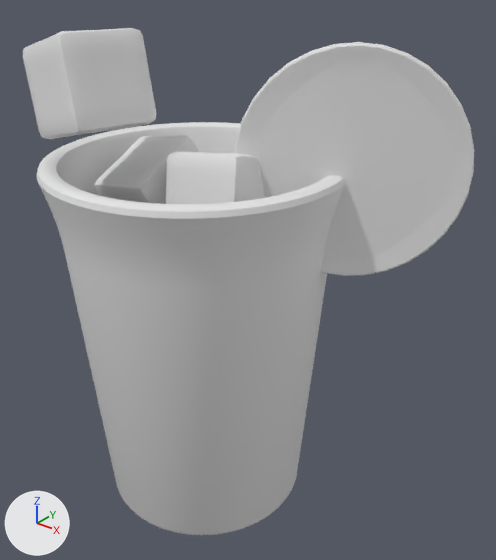
A saved change to the OBJ model public/assets/drink-baked/blog0053.obj.
Camera for both pictures: a 50 mm camera at (4.28, -4.59, 5.46) aimed at (0.5, 0.13, 2.54). Every picture has the same lights, and +X, +Y and +Z are marked at lower left. The older version comes first. Where no turn or scale is listed for an object, it has been applied to the vertices.
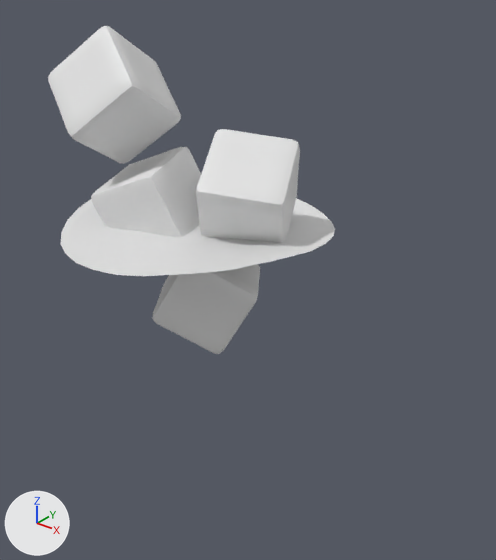
Boxes (x1, y1, x2, y2) around the edits, measured in the pictures (496 x 560 px; the box of a moved part takes in the faces that stretch with it):
'Cylinder', deleted
    before: (37, 122, 345, 535)
'Circle.001', deleted
    before: (235, 42, 474, 276)
'Cube.003', reshaped (24% taller)
    before: (23, 28, 156, 139)
    after: (48, 26, 181, 164)
'Cube.002', reshaped
    before: (166, 151, 265, 204)
    after: (196, 129, 300, 242)
'Cube.001', reshaped
    before: (94, 136, 199, 204)
    after: (91, 147, 201, 237)
part 1 of me_cube, moved or reshaped (not visible before)
    after: (152, 264, 260, 354)
part 5 of me_plane, moved or reshaped (not visible before)
    after: (61, 198, 335, 276)

The edits, one by one:
me_cube is used by ob_cube; location (0.0, 0.0, 0.0).
me_cube had 386 vertices, 384 faces and spanned x -0.628..0.65, y -0.625..0.62, z 1.798..2.88.
me_cube now has 386 vertices, 384 faces and spans x -0.569..0.684, y -0.561..0.635, z 1.78..2.828.
me_cube part 1: the whole mesh is multiplied about its middle by the matrix ((-0.954, -0.293, 0.061), (-0.051, 0.358, 0.932), (-0.295, 0.887, -0.356)), then moved by (0.046, 0.039, -0.035).
me_cube_001 is used by ob_cube_001; location (0.0, 0.0, 0.0).
me_cube_001 had 386 vertices, 384 faces and spanned x -0.943..-0.025, y -0.563..0.512, z 2.718..3.844.
me_cube_001 now has 386 vertices, 384 faces and spans x -1.019..0.109, y -0.642..0.413, z 2.628..3.699.
me_cube_001 part 2: the whole mesh is multiplied about its middle by the matrix ((0.945, -0.196, -0.263), (0.267, 0.926, 0.269), (0.19, -0.324, 0.927)), then moved by (0.029, -0.09, -0.117).
me_cube_002 is used by ob_cube_002; location (0.0, 0.0, 0.0).
me_cube_002 had 386 vertices, 384 faces and spanned x -0.038..0.865, y -0.57..0.41, z 2.893..3.915.
me_cube_002 now has 386 vertices, 384 faces and spans x -0.09..1.056, y -0.439..0.792, z 2.856..3.962.
me_cube_002 part 3: the whole mesh is multiplied about its middle by the matrix ((0.284, -0.743, 0.606), (-0.29, -0.669, -0.684), (0.914, 0.019, -0.406)), then moved by (0.069, 0.257, 0.005).
me_cube_003 is used by ob_cube_003; location (0.0, 0.0, 0.0).
me_cube_003 had 386 vertices, 384 faces and spanned x -1.146..-0.104, y -1.133..-0.187, z 3.902..4.859.
me_cube_003 now has 386 vertices, 384 faces and spans x -1.358..-0.246, y -0.824..0.358, z 3.544..4.826.
me_cube_003 part 4: the whole mesh is multiplied about its middle by the matrix ((0.8, -0.224, -0.556), (0.493, 0.775, 0.396), (0.342, -0.591, 0.731)), then moved by (-0.177, 0.427, -0.195).
me_plane is used by ob_plane; location (0.0, 0.0, 0.0).
me_plane had 252 vertices, 74 faces and spanned x -1.31..1.31, y -1.3..1.3, z 3.0..3.15.
me_plane now has 216 vertices, 159 faces and spans x -1.31..1.31, y -1.31..1.31, z 3.0..3.15.
me_plane part 5: 4 vertices moved within x -1.21..1.21, y -0.77..0.77, z 3.06..3.14; 200 vertices removed from x -1.31..1.31, y -1.3..1.3, z 3.0..3.15; 164 vertices added at x -1.29..1.29, y -1.31..1.31, z 3.0..3.15.
Object 'Circle.001' (ob_circle_001) is deleted.
Object 'Cylinder' (ob_cylinder) is deleted.
